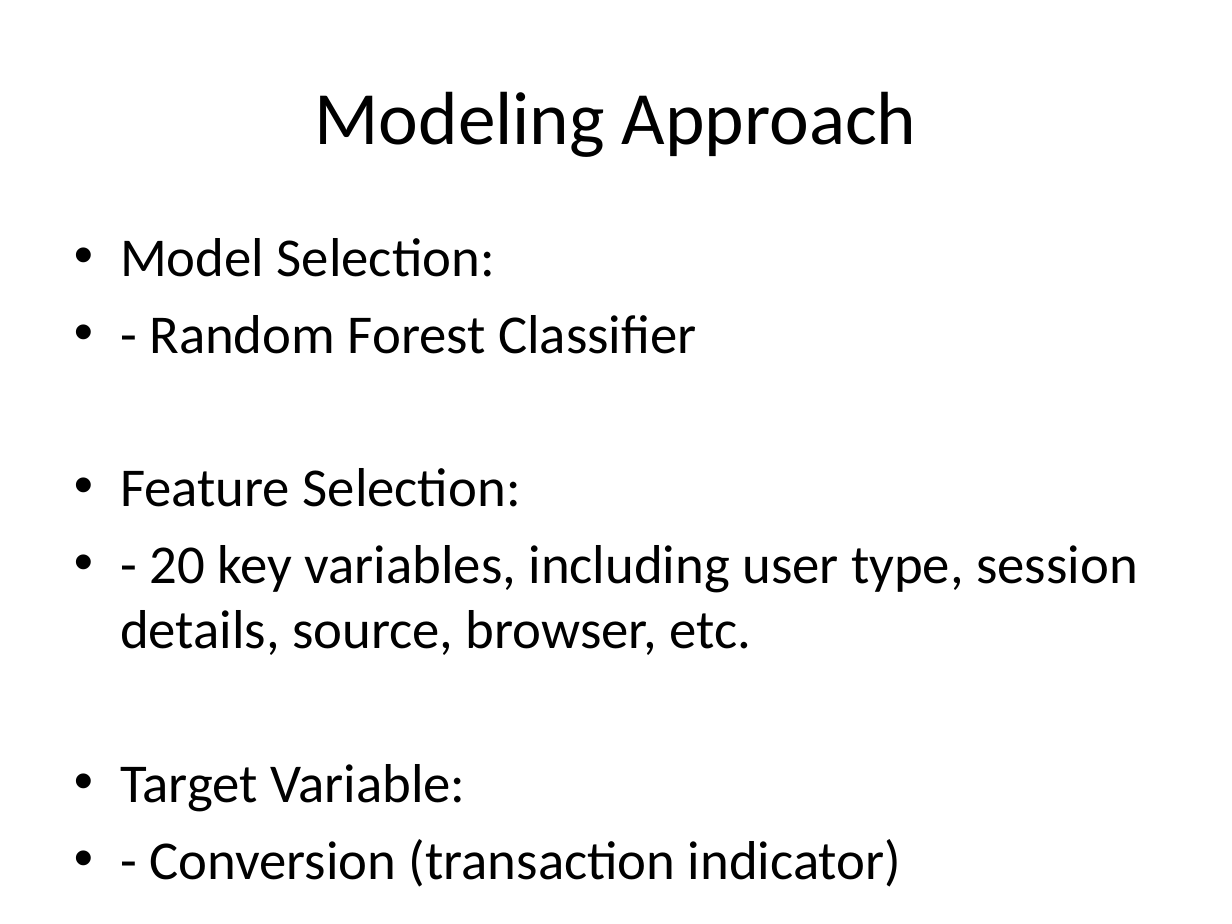
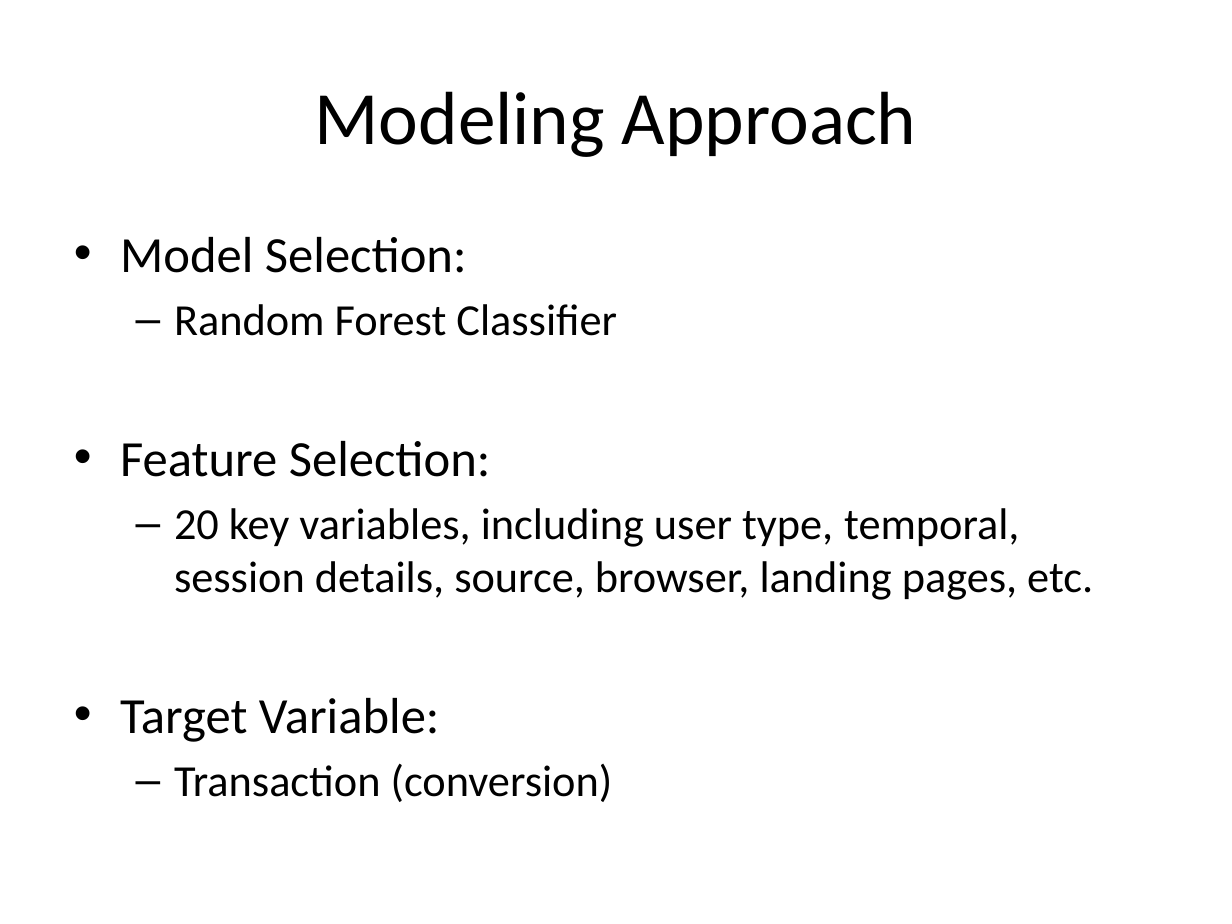
Before and after one commit to wfgoh/modules, a slide deck: slide 8 of presentation.pptx (slide 7 before the commit). Drawn at 1232x924 pixels with LibreOffice and Linux fonts; fonts in the diff are those of the drawing. Boxes give left, top, right and bottom in pixels: in the first picture for what was removed or moved away, otherwise in the second. Text is boxed around its words. In the diff, an @@ line names an element or a change of style, - is before the commit and + after.

```diff
--- a/presentation.pptx
+++ b/presentation.pptx
@@ text at (x1=120, y1=237, x2=491, y2=742): size 32 to 29.6 pt in "Model Selection:", "Feature Selection:", "Target Variable:" @@
@@ text at (x1=174, y1=304, x2=617, y2=336): text changed; size 32 to 25.9 pt @@
-• - Random Forest Classifier
+  – Random Forest Classifier
@@ text at (x1=174, y1=508, x2=1093, y2=600): text changed; size 32 to 25.9 pt @@
-• - 20 key variables, including user type, session details, source, browser, etc.
+  – 20 key variables, including user type, temporal, session details, source, browser, landing pages, etc.
@@ text at (x1=174, y1=763, x2=613, y2=802): text changed; size 32 to 25.9 pt @@
-• - Conversion (transaction indicator)
+  – Transaction (conversion)
```
Also in this commit, not shown: 9 other slides changed, 1 slide added, 1 slide removed.
